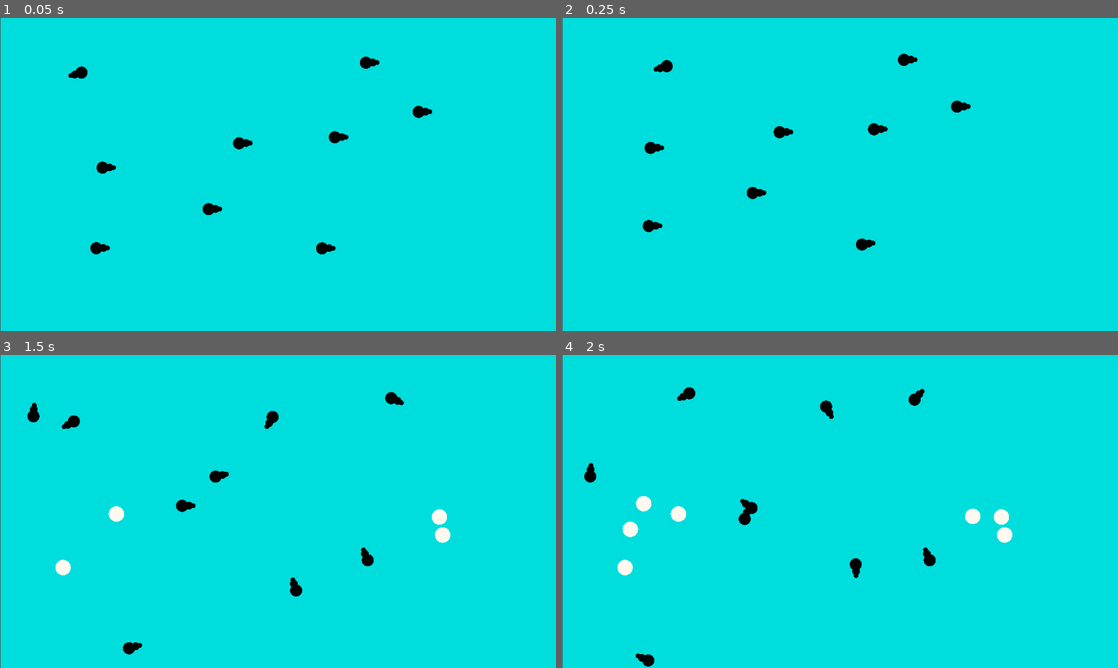
Above: before the commit, frames 1-4 (two rows, left to right).
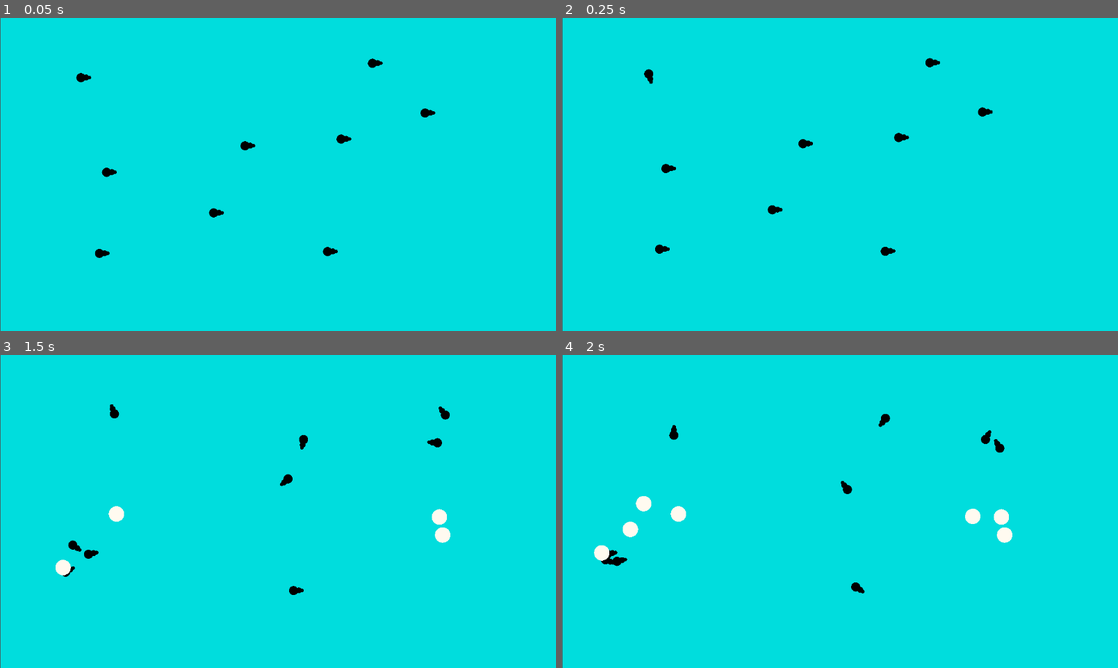
Above: after the commit, the same moments.

Repository: sigmoid/FishGodGame
Game: Godot game, scene res://fish_test_scene.tscn
Same seed, same stepped clock (60 frames per second), same inputs: the game is played once before the commit and once after it.
Inputs (mouse positions are in pixels of both pictures, inside the frame that each line leads up to):
- Up to frame 1 (0.05 s): no input
- Up to frame 2 (0.25 s): no input
- Up to frame 3 (1.5 s): tap Enter (ui_accept) at 0.5, 0.77 s; move the mouse to (400, 495) at 0.52 s; hold T (test) 0.53-1.28 s; move the mouse to (166, 527) at 1.27 s; tap T (test) at 1.35 s
- Up to frame 4 (2 s): tap Enter (ui_accept) at 1.52 s

The runs differ from the first frame. In frame 1, 0.9% of the frame differs, in the area x 12-79%, y 12-77%; in frame 2, 1.4%; in frame 3, 1.3%; in frame 4, 1.5%, in the area x 4-80%, y 10-100%.

Commit message:
Make fish more animated

Diff:
--- a/Fish.gd
+++ b/Fish.gd
@@ -3,12 +3,26 @@
 
 
 @export
-var speed = 10
+var max_speed = 10
 
 @export
 var distance_threshold = 0.2
 
+@export
+var rotate_duration = 0.5
+
 var target_pos = self.position
+
+var rotate_timer = 0.0
+
+var target_rotation = 0.0
+
+var prev_rotation = 0.0
+
+var current_velocity = 0.0
+
+@export
+var acceleration = 10.0
 
 
 
@@ -19,9 +33,26 @@
 
 # Called every frame. 'delta' is the elapsed time since the previous frame.
 func _process(delta):
+	if rotate_timer > 0:
+		self.rotation = lerp_angle(prev_rotation, target_rotation, self.ease(1.0 - (rotate_timer/rotate_duration)))
+		rotate_timer -= delta
+
+	if(current_velocity < max_speed):
+		current_velocity += acceleration * delta
+
+		if(current_velocity > max_speed):
+			current_velocity = max_speed
+
 	if self.position.distance_to(target_pos) > distance_threshold:
-		self.position += (target_pos - self.position).normalized() * speed * delta
+		self.position += (target_pos - self.position).normalized() * current_velocity * delta
+	else:
+		current_velocity = 0.0
 
 func setTargetPosition(pos):
 	target_pos = pos
-	self.rotation = target_pos.angle_to_point(self.position)
+	target_rotation = target_pos.angle_to_point(self.position)
+	prev_rotation = self.rotation
+	rotate_timer = rotate_duration
+
+func ease(x):
+	return 1 - pow(1 - x, 3)
--- a/fish.tscn
+++ b/fish.tscn
@@ -9,10 +9,12 @@
 radius = 88.9444
 
 [node name="Fish" type="Node2D"]
-scale = Vector2(0.3, 0.3)
+scale = Vector2(0.1, 0.1)
 script = ExtResource("1_y2u0y")
-speed = 1000
+max_speed = 250
 distance_threshold = 10.0
+rotate_duration = 1.0
+acceleration = 300.0
 
 [node name="TextureRect" type="TextureRect" parent="."]
 modulate = Color(0, 0, 0, 1)
--- a/fish_test_scene.tscn
+++ b/fish_test_scene.tscn
@@ -14,48 +14,39 @@
 
 [node name="Fish" parent="." instance=ExtResource("1_gyc5x")]
 position = Vector2(172, 123)
-scale = Vector2(0.2, 0.2)
-speed = 250
+scale = Vector2(0.15, 0.15)
 
 [node name="Fish2" parent="." instance=ExtResource("1_gyc5x")]
 position = Vector2(512, 264)
-scale = Vector2(0.2, 0.2)
-speed = 250
+scale = Vector2(0.15, 0.15)
 
 [node name="Fish3" parent="." instance=ExtResource("1_gyc5x")]
 position = Vector2(447, 403)
-scale = Vector2(0.2, 0.2)
-speed = 250
+scale = Vector2(0.15, 0.15)
 
 [node name="Fish4" parent="." instance=ExtResource("1_gyc5x")]
 position = Vector2(225, 319)
-scale = Vector2(0.2, 0.2)
-speed = 250
+scale = Vector2(0.15, 0.15)
 
 [node name="Fish5" parent="." instance=ExtResource("1_gyc5x")]
 position = Vector2(210, 487)
-scale = Vector2(0.2, 0.2)
-speed = 250
+scale = Vector2(0.15, 0.15)
 
 [node name="Fish6" parent="." instance=ExtResource("1_gyc5x")]
 position = Vector2(683, 483)
-scale = Vector2(0.2, 0.2)
-speed = 250
+scale = Vector2(0.15, 0.15)
 
 [node name="Fish7" parent="." instance=ExtResource("1_gyc5x")]
 position = Vector2(711, 250)
-scale = Vector2(0.2, 0.2)
-speed = 250
+scale = Vector2(0.15, 0.15)
 
 [node name="Fish8" parent="." instance=ExtResource("1_gyc5x")]
 position = Vector2(885, 196)
-scale = Vector2(0.2, 0.2)
-speed = 250
+scale = Vector2(0.15, 0.15)
 
 [node name="Fish9" parent="." instance=ExtResource("1_gyc5x")]
 position = Vector2(776, 93)
-scale = Vector2(0.2, 0.2)
-speed = 250
+scale = Vector2(0.15, 0.15)
 
 [node name="Spawner" parent="." node_paths=PackedStringArray("spawn_locations") instance=ExtResource("2_fc061")]
 path = "res://Item/Item.tscn"
